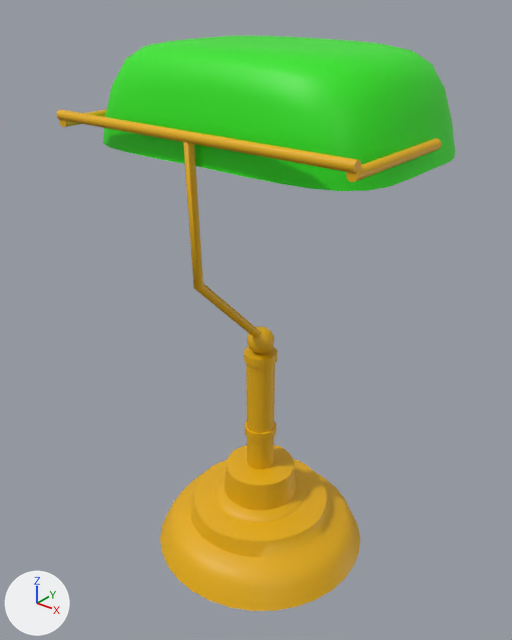
The FBX model FBX files/GreenLamp.fbx: old version first, new version second.
Camera for both pictures: a camera (50 mm lens) standing at (3.47, -4.4, 5.08) and looking at (-0.06, 0.01, 2.34). The lights are fixed; the arrows at lower left show +X, +Y and +Z. Where no turn or scale is listed for an object, it has been applied to the vertices.

Script lines for the objects in view, before the commit:
```python
mat_material_001 = principled_material('Material.001')
mat_material_001.base_color = (0.0251, 0.8, 0.00791)  # green #2ce716
me_sphere_001 = bpy.data.meshes.new('Sphere.001')
me_sphere_001.from_pydata(...)  # 1636 vertices, 1486 faces; spans x -1.4..1.38, y -1.01..1.01, z -0.19..3.98
me_sphere_001.materials.append(mat_material)  # yellow #e7af00
me_sphere_004 = bpy.data.meshes.new('Sphere.004')
me_sphere_004.from_pydata(...)  # 257 vertices, 256 faces; spans x -1.36..1.36, y -0.92..0.92, z -0.07..0.71
me_sphere_004.materials.append(mat_material_001)  # green #2ce716
ob_sphere_001 = bpy.data.objects.new('Sphere.001', me_sphere_001)
ob_sphere_001.location = (0.0, 0.0, 0.14)
ob_sphere_004 = bpy.data.objects.new('Sphere.004', me_sphere_004)
ob_sphere_004.location = (0.0, 0.15, 3.92)
```
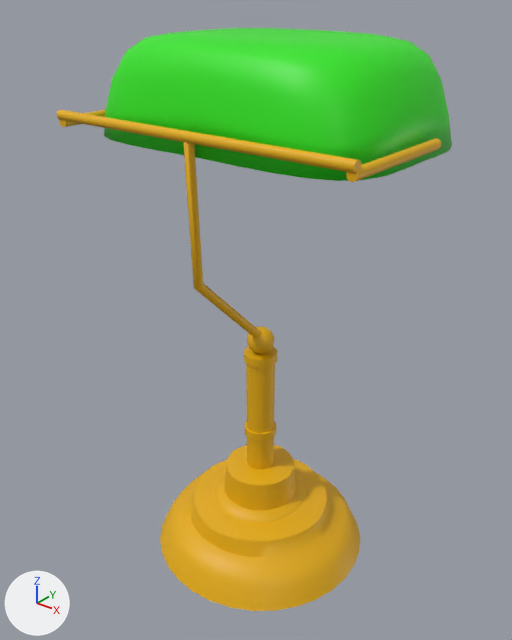
Where the newer file only moved an object's origin or applied its transform, the numbers keep the older frame.

Where the change shows, as pixel boxes (x1, y1, x2, y2) in the pictures (512 x 640 px):
'Sphere.001', recoloured, reshaped (16% taller): before (57, 109, 441, 611); after (57, 28, 452, 611)
'Sphere.004', deleted (green): before (103, 36, 455, 191)
part 1 of me_sphere_001, added (green): after (104, 28, 452, 181)

Patch to the scene script:
```diff
--- a/FBX files/GreenLamp.fbx.py
+++ b/FBX files/GreenLamp.fbx.py
@@ mat_material_001 @@
 mat_material_001 = principled_material('Material.001')
-mat_material_001.base_color = (0.0251, 0.8, 0.00791)  # green #2ce716
+mat_material_001.base_color = (0.801, 0.429, 0.0)  # yellow #e7af00
@@ mat_material_003 @@
+mat_material_003 = principled_material('Material.003')
+mat_material_003.base_color = (0.0251, 0.8, 0.00791)  # green #2ce716
@@ me_sphere_001 @@
 # used by ob_sphere_001; location = (0.0, 0.0, 0.14)
-me_sphere_001.from_pydata(...)  # 1636 vertices, 1486 faces; spans x -1.4..1.38, y -1.01..1.01, z -0.19..3.98
-me_sphere_001.materials.append(mat_material)  # yellow #e7af00
+me_sphere_001.from_pydata(...)  # 5842 vertices, 5632 faces; spans x -1.4..1.38, y -1.01..1.07, z -0.19..4.55
+# me_sphere_001 part 1: a new loose piece of 514 vertices spanning x -1.33..1.32, y -0.76..1.07, z 3.77..4.55, in mat_material_003 (green #2ce716)
+me_sphere_001.materials.append(mat_material_002)  # orange #e75000
+me_sphere_001.materials.append(mat_material_001)  # yellow #e7af00
+me_sphere_001.materials.append(mat_material_003)  # green #2ce716
@@ ob_sphere_004 @@
-ob_sphere_004 = bpy.data.objects.new('Sphere.004', me_sphere_004)
-ob_sphere_004.location = (0.0, 0.15, 3.92)
```
